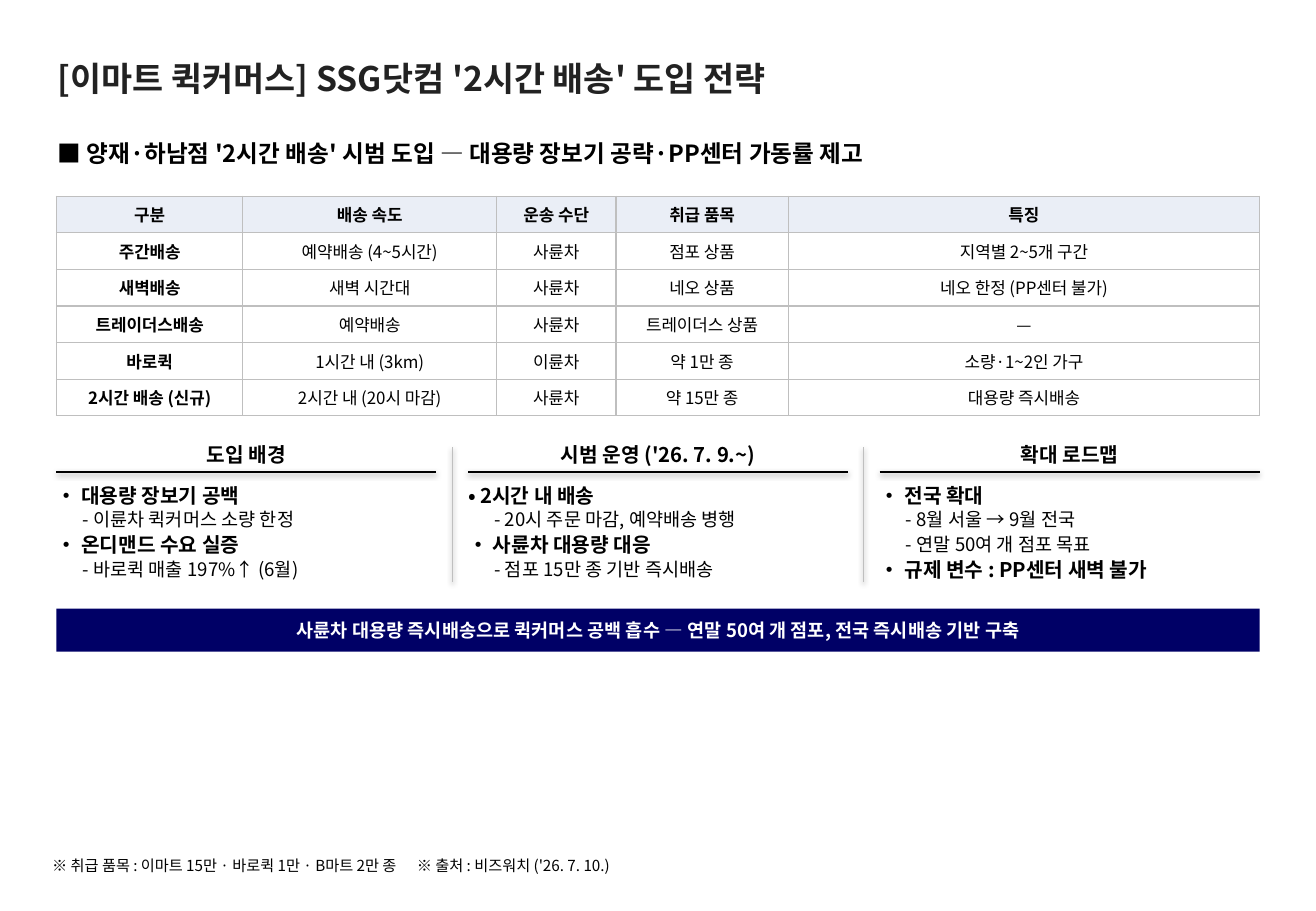
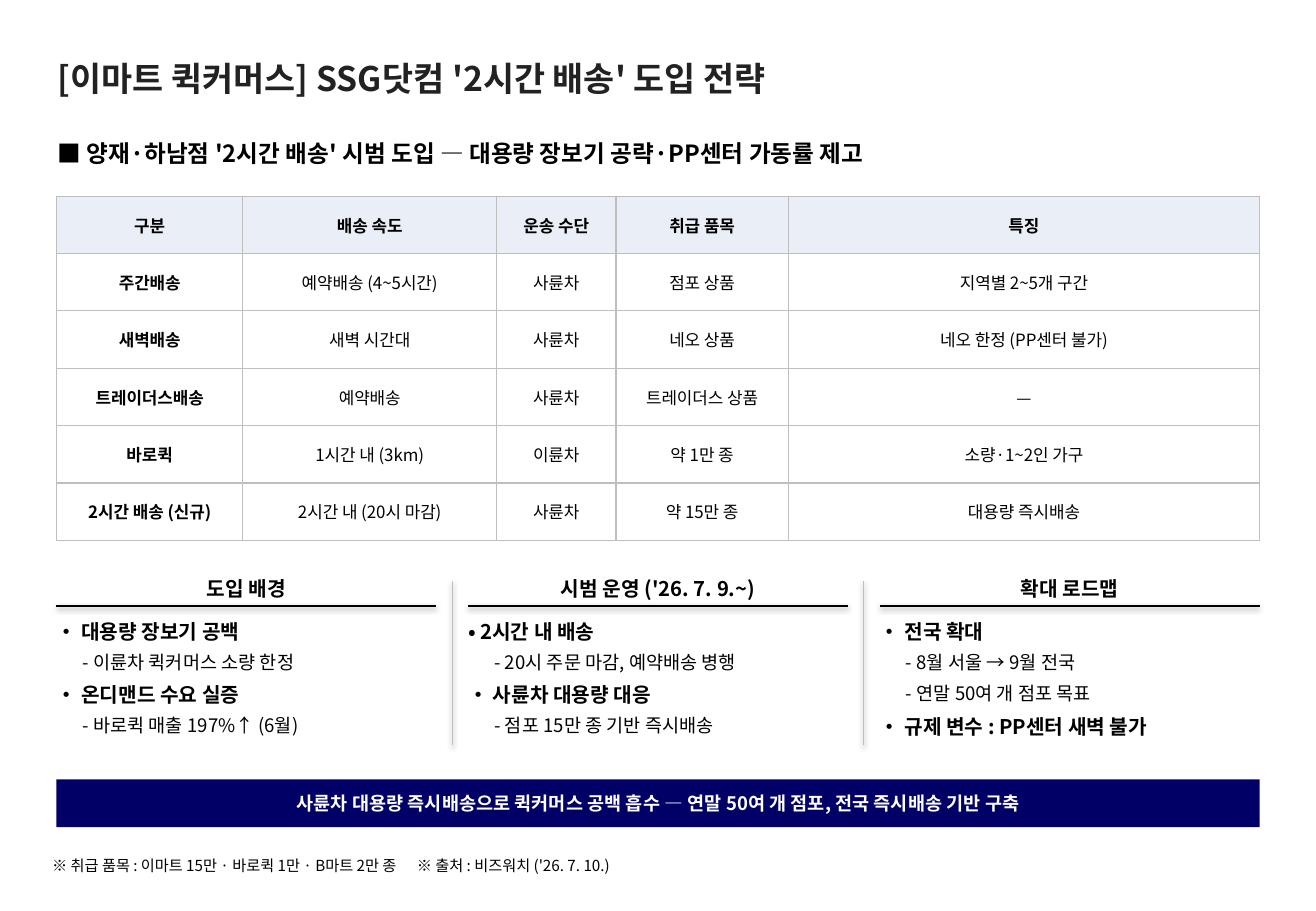
Before and after one commit to avoseed/web1, a slide deck: slide 1 of reports/ssg-quickcommerce-onepager.pptx. Drawn at 1316x911 pixels with LibreOffice and Linux fonts; fonts in the diff are those of the drawing. Boxes give left, top, right and bottom in pixels: in the first picture for what was removed or moved away, otherwise in the second. Text is boxed around its words. In the diff, an @@ line names an element or a change of style, - is before the commit and + after.

```diff
--- a/reports/ssg-quickcommerce-onepager.pptx
+++ b/reports/ssg-quickcommerce-onepager.pptx
@@ table: place and size @@
-table at bbox=[56, 196, 1260, 416]
+table at bbox=[56, 196, 1260, 540]
@@ elbow line moved from (452, 447) - (452, 583) to (452, 581) - (452, 746) @@
@@ elbow line moved from (864, 447) - (864, 583) to (864, 581) - (864, 746) @@
@@ text "• 대용량 장보기 공백": place and size @@
-text "• 대용량 장보기 공백" at bbox=[81, 486, 239, 505]
+text "• 대용량 장보기 공백" at bbox=[81, 622, 239, 641]
@@ text "• 2시간 내 배송": place and size @@
-text "• 2시간 내 배송" at bbox=[480, 486, 594, 505]
+text "• 2시간 내 배송" at bbox=[480, 622, 594, 641]
@@ 3 texts, 3 elbow lines: place and size @@
-3 texts, 3 elbow lines at bbox=[56, 445, 1260, 473]
+3 texts, 3 elbow lines at bbox=[56, 579, 1260, 606]
@@ text "• 전국 확대": place and size @@
-text "• 전국 확대" at bbox=[904, 486, 983, 505]
+text "• 전국 확대" at bbox=[904, 622, 983, 641]
@@ text "- 이륜차 퀵커머스 소량 한정": place and size @@
-text "- 이륜차 퀵커머스 소량 한정" at bbox=[93, 510, 294, 528]
+text "- 이륜차 퀵커머스 소량 한정" at bbox=[93, 653, 294, 671]
@@ text "- 20시 주문 마감, 예약배송 ...": place and size @@
-text "- 20시 주문 마감, 예약배송 ..." at bbox=[505, 510, 736, 530]
+text "- 20시 주문 마감, 예약배송 ..." at bbox=[505, 653, 736, 673]
@@ text "- 8월 서울 → 9월 ...": place and size @@
-text "- 8월 서울 → 9월 ..." at bbox=[917, 510, 1075, 528]
+text "- 8월 서울 → 9월 ..." at bbox=[917, 653, 1075, 671]
@@ text "• 온디맨드 수요 실증": place and size @@
-text "• 온디맨드 수요 실증" at bbox=[81, 535, 239, 554]
+text "• 온디맨드 수요 실증" at bbox=[81, 685, 239, 704]
@@ text "• 사륜차 대용량 대응": place and size @@
-text "• 사륜차 대용량 대응" at bbox=[493, 535, 651, 554]
+text "• 사륜차 대용량 대응" at bbox=[493, 685, 651, 704]
@@ text "- 연말 50여 개 점포 ...": place and size @@
-text "- 연말 50여 개 점포 ..." at bbox=[917, 535, 1091, 553]
+text "- 연말 50여 개 점포 ..." at bbox=[917, 684, 1091, 702]
@@ text "- 바로퀵 매출 197%↑ (6월)": place and size @@
-text "- 바로퀵 매출 197%↑ (6월)" at bbox=[93, 560, 298, 580]
+text "- 바로퀵 매출 197%↑ (6월)" at bbox=[93, 716, 298, 736]
@@ text "- 점포 15만 종 기반 ...": place and size @@
-text "- 점포 15만 종 기반 ..." at bbox=[505, 560, 713, 578]
+text "- 점포 15만 종 기반 ..." at bbox=[505, 716, 713, 734]
@@ text "• 규제 변수 : PP센터 ...": place and size @@
-text "• 규제 변수 : PP센터 ..." at bbox=[904, 560, 1147, 579]
+text "• 규제 변수 : PP센터 ..." at bbox=[904, 717, 1147, 736]
@@ text "사륜차 대용량 즉시배송으로 퀵커머스 공백 ...": place and size @@
-text "사륜차 대용량 즉시배송으로 퀵커머스 공백 ..." at bbox=[297, 621, 1019, 641]
+text "사륜차 대용량 즉시배송으로 퀵커머스 공백 ..." at bbox=[297, 794, 1019, 814]
@@ rectangle: place and size @@
-rectangle at bbox=[56, 609, 1260, 651]
+rectangle at bbox=[56, 780, 1260, 828]
```
Also in this commit, not shown: 2 other files.
